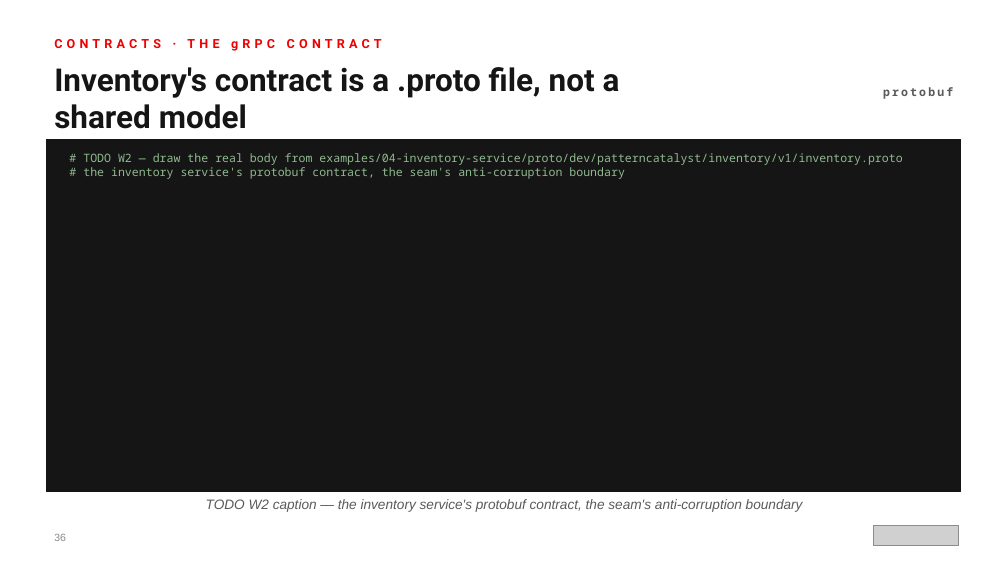
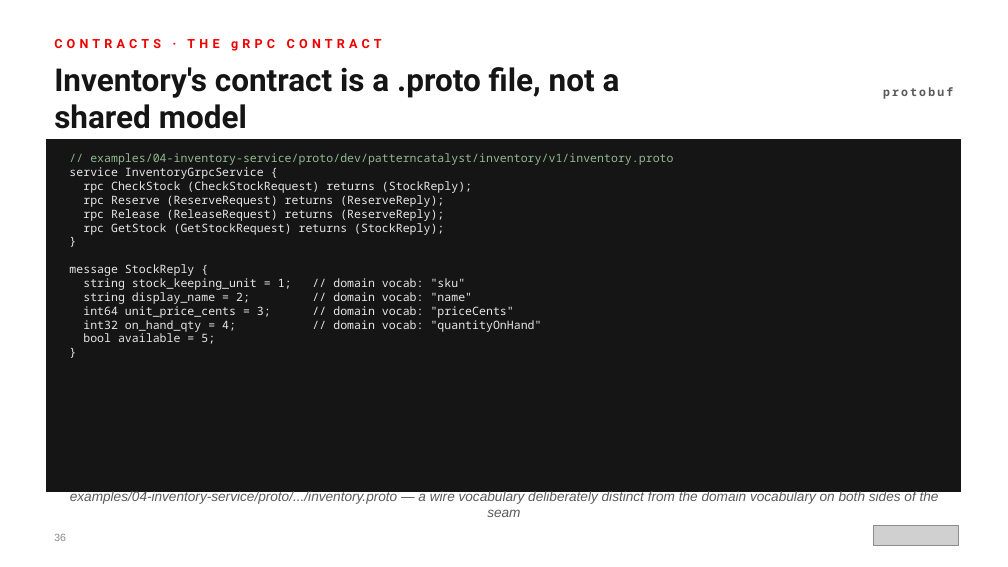
Before and after one commit to patterncatalyst/modernizing-enterprise-applications-python, a slide deck: slide 36 of presentation/modernizing-201/Modernizing-201-r1.0.pptx. Drawn at 1008x567 pixels with LibreOffice and Linux fonts; fonts in the diff are those of the drawing; grey boxes stand for pictures. Boxes give left, top, right and bottom in pixels: in the first picture for what was removed or moved away, otherwise in the second. Text is boxed around its words. In the diff, an @@ line names an element or a change of style, - is before the commit and + after.

Commit message:
feat(decks): build 201 deck — the patterns (50 main + 32 appendix, real examples/ code)

```diff
--- a/presentation/modernizing-201/Modernizing-201-r1.0.pptx
+++ b/presentation/modernizing-201/Modernizing-201-r1.0.pptx
@@ text at <box>69,153,673,332</box>: text changed; text colour #8FB98F to #E6E6E6 @@
-# TODO W2 — draw the real body from examples/04-inventory-service/proto/dev/patterncatalyst/inventory/v1/inventory.proto
-# the inventory service's protobuf contract, the seam's anti-corruption boundary
+// examples/04-inventory-service/proto/dev/patterncatalyst/inventory/v1/inventory.proto
+service InventoryGrpcService {
+rpc CheckStock (CheckStockRequest) returns (StockReply);
+rpc Reserve (ReserveRequest) returns (ReserveReply);
+rpc Release (ReleaseRequest) returns (ReserveReply);
+rpc GetStock (GetStockRequest) returns (StockReply);
+}
+message StockReply {
+string stock_keeping_unit = 1; // domain vocab: "sku"
+string display_name = 2; // domain vocab: "name"
+int64 unit_price_cents = 3; // domain vocab: "priceCents"
+int32 on_hand_qty = 4; // domain vocab: "quantityOnHand"
+bool available = 5;
+}
@@ text at <box>70,490,939,517</box>: text changed @@
-TODO W2 caption — the inventory service's protobuf contract, the seam's anti-corruption boundary
+examples/04-inventory-service/proto/.../inventory.proto — a wire vocabulary deliberately distinct from the domain vocabulary on both sides of the seam
```
Also in this commit, not shown: 67 other slides changed, 1 other file.
